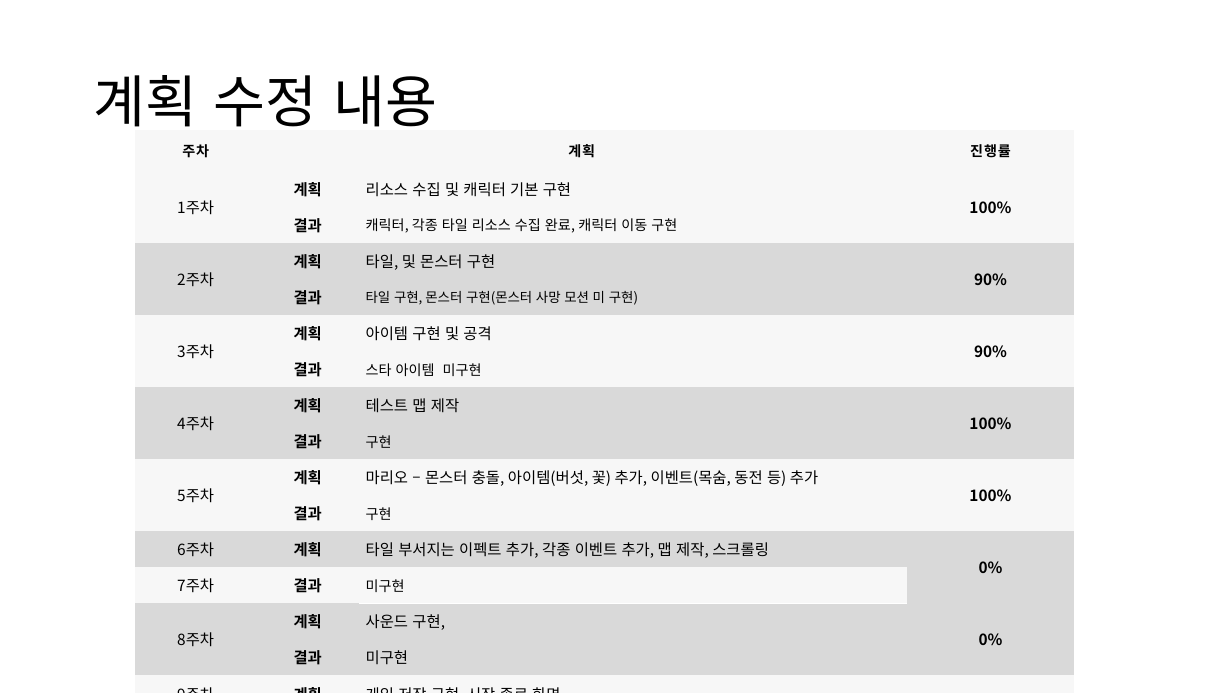
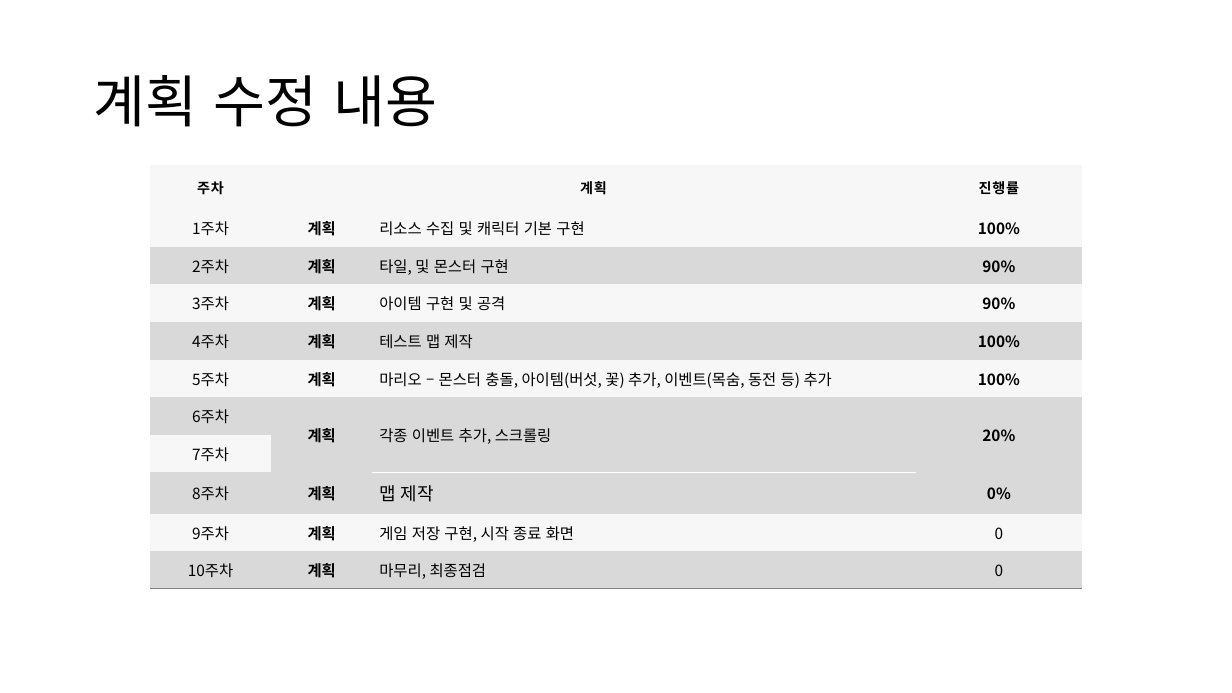
Before and after one commit to sonjw3000/2DGP_Project, a slide deck: slide 3 of 발표/2DGP 3차 발표.pptx. Drawn at 1232x693 pixels with LibreOffice and Linux fonts; fonts in the diff are those of the drawing. Boxes give left, top, right and bottom in pixels: in the first picture for what was removed or moved away, otherwise in the second. Text is boxed around its words. In the diff, an @@ line names an element or a change of style, - is before the commit and + after.

Commit message:
presentation files

```diff
--- a/발표/2DGP 3차 발표.pptx
+++ b/발표/2DGP 3차 발표.pptx
@@ table at [151,165,1082,590] @@
-row 3:  | 결과 | 캐릭터, 각종 타일 리소스 수집 완료, 캐릭터 이동 구현 | 
-row 5:  | 결과 | 타일 구현, 몬스터 구현(몬스터 사망 모션 미 구현) | 
-row 7:  | 결과 | 스타 아이템 미구현 | 
-row 9:  | 결과 | 구현 | 
-row 11:  | 결과 | 구현 | 
-row 12: 6주차 | 계획 | 타일 부서지는 이펙트 추가, 각종 이벤트 추가, 맵 제작, 스크롤링 | 0%
-row 13: 7주차 | 결과 | 미구현 | 
-row 14: 8주차 | 계획 | 사운드 구현, | 0%
-row 15:  | 결과 | 미구현 | 
-row 16: 9주차 | 계획 | 게임 저장 구현, 시작 종료 화면 | 
-row 17: 10주차 | 계획 | 마무리, 최종점검 | 
+row 7: 6주차 | 계획 | 각종 이벤트 추가, 스크롤링 | 20%
+row 8: 7주차 |  |  | 
+row 9: 8주차 | 계획 | 맵 제작 | 0%
+row 10: 9주차 | 계획 | 게임 저장 구현, 시작 종료 화면 | 0
+row 11: 10주차 | 계획 | 마무리, 최종점검 | 0
@@ table: place and size @@
-table at [135,129,1075,682]
+table at [151,165,1082,590]
```
Also in this commit, not shown: 1 other slide changed, 1 other file.
